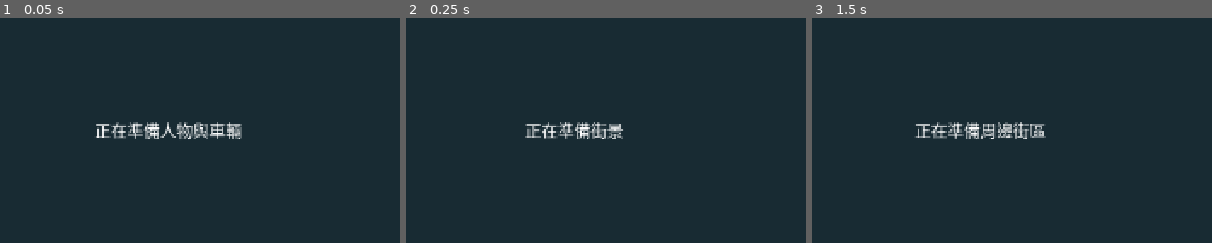
Above: before the commit, frames 1-3 (left to right).
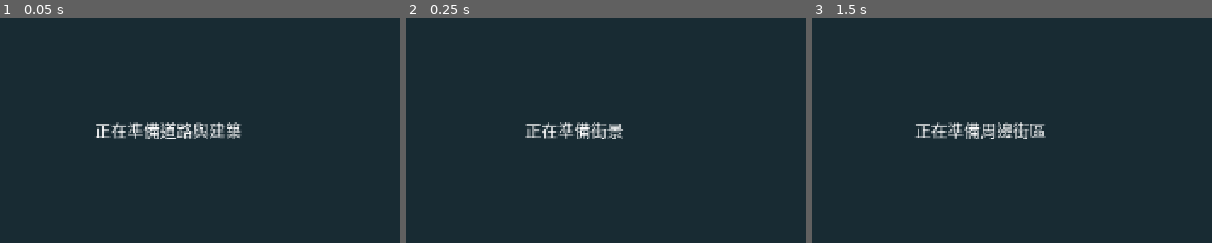
Above: after the commit, the same moments.

Repository: mars-tw/seven-district-reckoning
Game: Godot game, scene res://scenes/main.tscn
Two runs of this game, one before a commit and one after it. Both use one fixed random seed, a clock stepped at 60 frames per second and the inputs below.
Inputs (mouse positions are % of the whole screen's width and height, from its top left):
- Up to frame 1 (0.05 s): no input
- Up to frame 2 (0.25 s): no input
- Up to frame 3 (1.5 s): tap Enter at 0.5 s; move the mouse to (72, 45) at 0.52 s; hold D (move_right) 0.53-1.25 s; click (72, 45) at 0.6 s; tap R (reset_vehicle) at 1.25 s; drag from (30, 55) to (45, 70) at 1.27 s
The pictures show only the part of the screen within x 29-79%, y 25-75%; the shares and areas given below are measured in that part.

The runs differ from the first frame. In frame 1, 0.8% of the frame differs, in the area x 40-61%, y 46-54%; in frame 2, nothing differs; in frame 3, nothing differs.

Commit message:
Keep base-world construction responsive during startup

Diff:
--- a/godot/scripts/main.gd
+++ b/godot/scripts/main.gd
@@ -101,7 +101,7 @@
 	_create_lighting()
 	if not await _startup_progress.checkpoint(0,true): return
 	_startup_progress.phase("base_world")
-	_create_world()
+	if not await _create_world(): return
 	missions = MissionScript.new()
 	add_child(missions)
 	optional = OptionalScript.new()
@@ -394,69 +394,114 @@
 	sun.shadow_enabled = not low_quality
 	add_child(sun)
 
-func _create_world() -> void:
+func _create_world() -> bool:
+	if not _startup_progress.running(): return false
 	_ground(Vector3(0, -0.16, 0), Vector3(300, 0.30, 300), Color(0.45, 0.49, 0.45))
+	if not await _startup_progress.checkpoint(): return false
 	var shop_model: Node3D = _building("urban_shopfront",Vector3(-54,0,65),Vector3(16,8,8))
 	if shop_model: shop_model.rotation.y = PI
+	if not await _startup_progress.checkpoint(): return false
 	_ground(Vector3(-55,0.034,47),Vector3(28,0.025,30),Color("85877e"),false)
+	if not await _startup_progress.checkpoint(): return false
 	for x: float in [-62.0,-58.8,-55.6,-52.4]:
 		_ground(Vector3(x,0.061,35),Vector3(0.10,0.01,5.5),Color("e5d9af"),false)
+		if not await _startup_progress.checkpoint(): return false
 	_ground(Vector3(-57.2,0.061,32.25),Vector3(9.6,0.01,0.10),Color("e5d9af"),false)
+	if not await _startup_progress.checkpoint(): return false
 	_ground(Vector3(0, 0.005, 0), Vector3(300, 0.06, 15), Color(0.14, 0.17, 0.19))
+	if not await _startup_progress.checkpoint(): return false
 	_ground(Vector3(0, 0.005, 0), Vector3(15, 0.06, 300), Color(0.14, 0.17, 0.19))
+	if not await _startup_progress.checkpoint(): return false
 	for z: float in [-76.0, 76.0]:
 		_ground(Vector3(0, 0.005, z), Vector3(160, 0.06, 12), Color(0.16, 0.19, 0.20))
+		if not await _startup_progress.checkpoint(): return false
 	for x: float in [-76.0, 76.0]:
 		_ground(Vector3(x, 0.005, 0), Vector3(12, 0.06, 160), Color(0.16, 0.19, 0.20))
+		if not await _startup_progress.checkpoint(): return false
 	for i: int in range(-7, 8):
 		_ground(Vector3(i * 18.0, 0.046, 0), Vector3(7, 0.01, 0.12), Color(0.95, 0.89, 0.65), false)
+		if not await _startup_progress.checkpoint(): return false
 		_ground(Vector3(0, 0.046, i * 18.0), Vector3(0.12, 0.01, 7), Color(0.95, 0.89, 0.65), false)
+		if not await _startup_progress.checkpoint(): return false
 	for x: float in [-20.0, 22.0, 60.0, -58.0, 104.0, -108.0]:
 		for z: float in [-42.0, -112.0]:
 			var which := "office_tower_a" if int(absf(x)) % 3 == 0 else "office_tower_b"
 			_building(which, Vector3(x, 0, z), Vector3(18, 30 + absf(x) * 0.15, 19))
+			if not await _startup_progress.checkpoint(): return false
 	_building("office_tower_c", Vector3(-59, 0, 90), Vector3(24, 14, 19))
+	if not await _startup_progress.checkpoint(): return false
 	_building("office_tower_c", Vector3(58, 0, 95), Vector3(23, 22, 19))
+	if not await _startup_progress.checkpoint(): return false
 	_ground(Vector3(37, 0.055, 32), Vector3(49, 0.1, 43), Color(0.67, 0.67, 0.61))
+	if not await _startup_progress.checkpoint(): return false
 	_place("office_lobby", Vector3(38, 0.1, 28))
+	if not await _startup_progress.checkpoint(): return false
 	for i: int in range(14):
 		var z: float = -115.0 + float(i) * 17.0
 		_place("tree", Vector3(11, 0.04, z))
+		if not await _startup_progress.checkpoint(): return false
 		_place("tree", Vector3(-11, 0.04, z))
+		if not await _startup_progress.checkpoint(): return false
 		if i % 2 == 0:
 			_place("streetlight", Vector3(10, 0.04, z + 5))
+			if not await _startup_progress.checkpoint(): return false
 	for p: Vector3 in [Vector3(-52, 0, 39), Vector3(21, 0, 20), Vector3(59, 0, 21), Vector3(-38, 0, -15)]:
 		_place("planter", p)
+		if not await _startup_progress.checkpoint(): return false
 		_place("bench", p + Vector3(3, 0, 1))
+		if not await _startup_progress.checkpoint(): return false
 	_add_object("mei", "美晴車店｜交談", "talk_mei", "desk", Vector3(-52, 0.10, 57), Vector3(1.5, 1.0, 0.8))
+	if not await _startup_progress.checkpoint(): return false
 	_add_object("supply_shop", "美晴補給台｜補給與整備", "supply_menu", "desk", Vector3(-58,0.10,57),Vector3(1.5,1.0,0.8))
+	if not await _startup_progress.checkpoint(): return false
 	_add_object("phone", "查看失聯訊息", "read_phone", "display", Vector3(-54, 0.10, 59), Vector3(0.5, 1.0, 0.4))
+	if not await _startup_progress.checkpoint(): return false
 	_add_object("wrench", "借用扳手", "pickup_wrench", "wrench", Vector3(-48, 0.25, 56), Vector3(0.7, 0.5, 0.4))
+	if not await _startup_progress.checkpoint(): return false
 	_add_object("practice_1", "練習目標 A", "practice_hit", "barrier", Vector3(-44, 0.05, 53), Vector3(1, 1.1, 0.4), true)
+	if not await _startup_progress.checkpoint(): return false
 	_add_object("practice_2", "練習目標 B", "practice_hit", "barrier", Vector3(-41, 0.05, 53), Vector3(1, 1.1, 0.4), true)
+	if not await _startup_progress.checkpoint(): return false
 	_add_object("service_gate", "替代路線｜側門", "alternate_route", "barrier", Vector3(-21, 0.1, -14), Vector3(1.4, 1.4, 0.3))
+	if not await _startup_progress.checkpoint(): return false
 	_add_object("fake_sign", "恆曜假客服招牌", "disable_sign", "sign", Vector3(-37, 0.1, -21), Vector3(2.6, 1.7, 0.5), true)
+	if not await _startup_progress.checkpoint(): return false
 	_add_object("pass", "前站通行物", "collect_pass", "display", Vector3(-33, 0.15, -26), Vector3(0.6, 0.8, 0.5))
+	if not await _startup_progress.checkpoint(): return false
 	_add_object("summary", "保存留言摘要", "collect_evidence", "display", Vector3(-40, 0.15, -26), Vector3(0.7, 0.8, 0.5))
+	if not await _startup_progress.checkpoint(): return false
 	_add_object("mei_shop", "車店集合點", "return_shop", "sign", Vector3(-56, 0.1, 43), Vector3(1.1, 1.2, 0.3))
+	if not await _startup_progress.checkpoint(): return false
 	_add_object("shift_note", "保存輪班便條", "collect_evidence", "display", Vector3(27, 0.1, 31), Vector3(0.6, 1.0, 0.5))
+	if not await _startup_progress.checkpoint(): return false
 	_add_object("branch_console", "選擇行動重心｜E", "branch_menu", "display", Vector3(32, 0.1, 25), Vector3(0.8, 1.2, 0.5))
+	if not await _startup_progress.checkpoint(): return false
 	for i: int in range(1, 4):
 		_add_object("equipment_%d" % i, "詐團設備 %d" % i, "destroy_target", ["server", "desk", "display"][i - 1], Vector3(37 + i * 3, 0.1, 23), Vector3(1.5, 1.6, 0.8), true)
+		if not await _startup_progress.checkpoint(): return false
 	_add_object("record_1", "保存紀錄 A", "collect_evidence", "display", Vector3(28, 0.15, 19), Vector3(0.6, 0.9, 0.5), true)
+	if not await _startup_progress.checkpoint(): return false
 	_add_object("record_2", "保存紀錄 B", "collect_evidence", "display", Vector3(31, 0.15, 19), Vector3(0.6, 0.9, 0.5), true)
+	if not await _startup_progress.checkpoint(): return false
 	_add_object("console", "中止前站營運", "disable_console", "server", Vector3(47, 0.1, 18), Vector3(1.2, 1.6, 0.8))
+	if not await _startup_progress.checkpoint(): return false
 	_add_object("bat_pickup", "撿取球棒", "pickup_weapon", "bat", Vector3(-22, 0.15, 14), Vector3(0.7, 0.5, 0.4))
+	if not await _startup_progress.checkpoint(): return false
 	_add_object("pulse_pickup", "撿取虛構脈衝器具", "pickup_weapon", "pulse", Vector3(19, 0.15, 22), Vector3(0.7, 0.5, 0.4))
+	if not await _startup_progress.checkpoint(): return false
 	for i: int in range(8):
 		var model_name: String = ["barrier", "glass", "desk", "sign", "server", "display"][i % 6]
 		_add_object("sandbox_%d" % i, "沙盒試打物", "sandbox", model_name, Vector3(80 + (i % 4) * 4, 0.1, 31 + (i / 4) * 6), Vector3(1.0, 1.5, 0.5), true)
+		if not await _startup_progress.checkpoint(): return false
 	var routes: Array[Vector3] = [Vector3(-75, 0.1, 25), Vector3(-75, 0.1, -55), Vector3(-15, 0.1, -75)]
 	for i: int in range(3):
 		targets["route_%d" % (i + 1)] = routes[i]
 		_marker("路標 %d" % (i + 1), routes[i], Color(1.0, 0.67, 0.24))
+		if not await _startup_progress.checkpoint(): return false
 	targets["safe_point"] = Vector3(-46, 0.1, 42)
 	_marker("撤離安全點", targets["safe_point"], Color(0.30, 0.95, 0.65))
+	if not await _startup_progress.checkpoint(): return false
+	return _startup_progress.running()
 
 func _create_vehicles() -> void:
 	car = VehicleScript.new()
